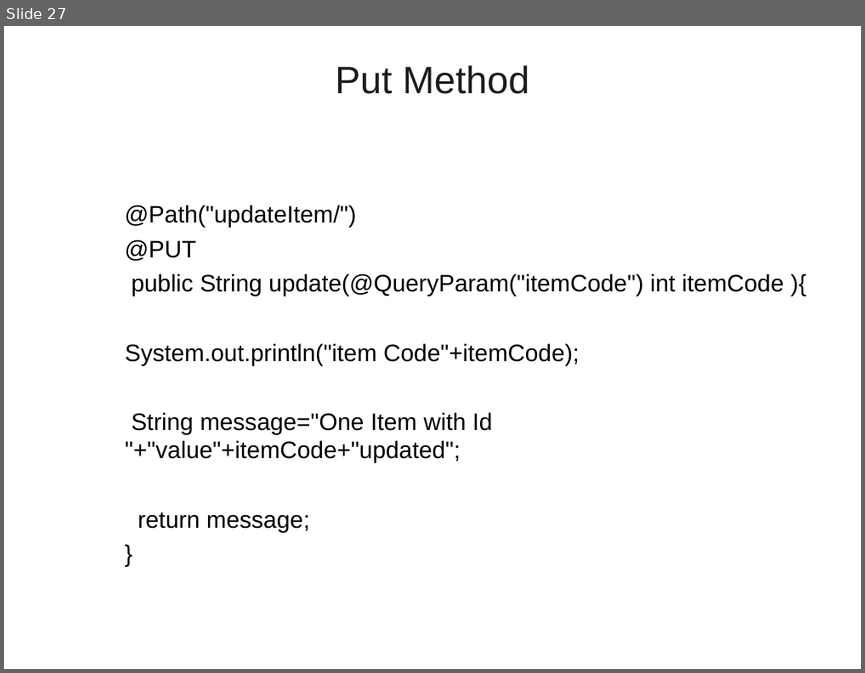
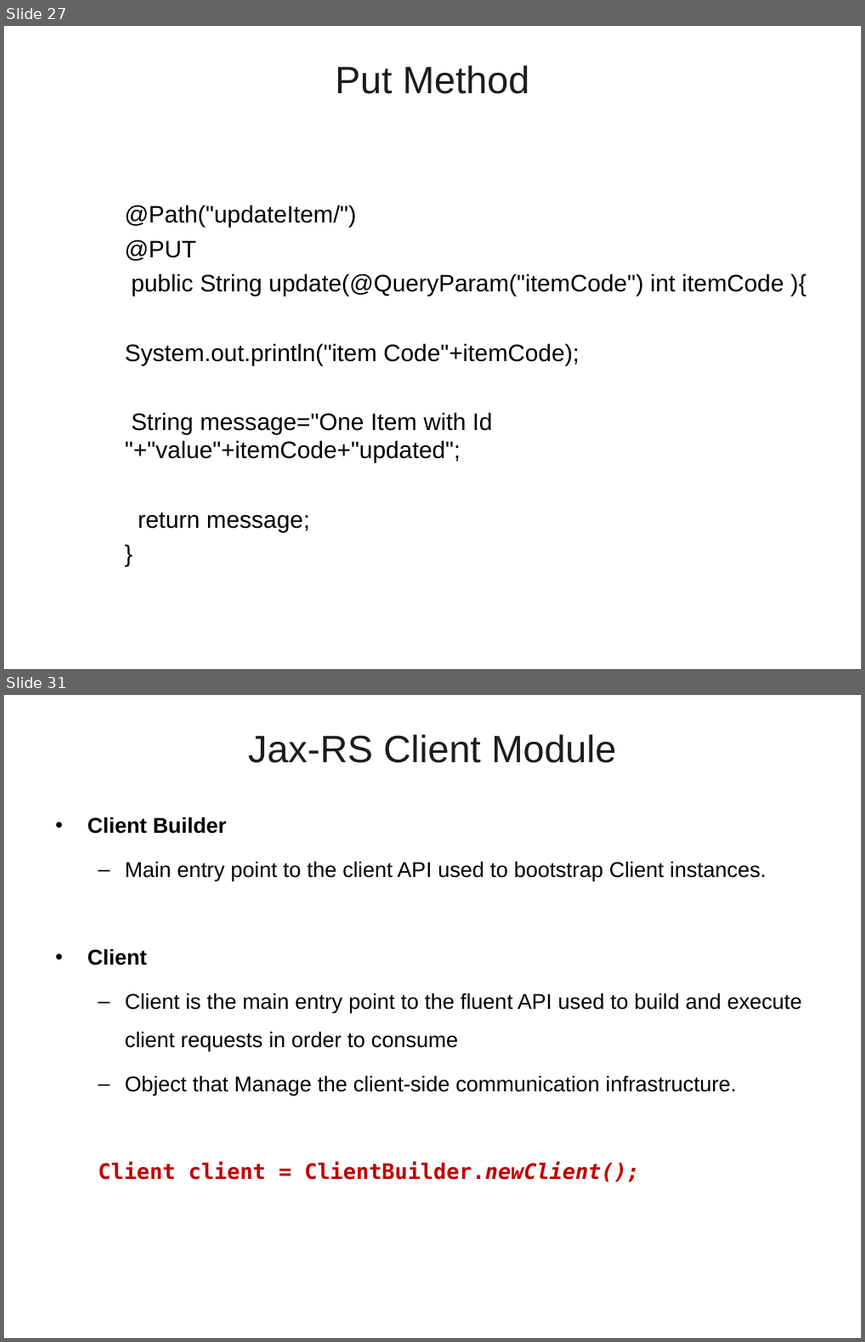
Before and after one commit to vatsanTraining/tieto_2022, a slide deck: Rest_WebService.ppt. Shown one above the other, each under a label of ours: slide 27 before the commit, slides 27 and 31 after it; the slides between them are not shown. The pictures are 865x673 and 865x1342 pixels, drawn with LibreOffice and Linux fonts; fonts in the diff are those of the drawing; background and template pictures are left out. Boxes give left, top, right and bottom in pixels: in the first picture for what was removed or moved away, otherwise in the second. Text is boxed around its words. In the diff, an @@ line names an element or a change of style, - is before the commit and + after.

```diff
--- a/Rest_WebService.ppt
+++ b/Rest_WebService.ppt
@@ slide 31 added at [4, 695, 861, 1338], background picture (left out) @@
@@ title added at [248, 734, 616, 763], 32 pt, text #1C1C1C @@
+Jax-RS Client Module
@@ text added at [87, 817, 802, 1182], 18 pt, text #000000 @@
+• Client Builder
+  – Main entry point to the client API used to bootstrap Client instances.
+• Client
+  – Client is the main entry point to the fluent API used to build and execute client requests in order to consume
+  – Object that Manage the client-side communication infrastructure.
+  Client client = ClientBuilder.newClient();
```
Also in this commit, not shown: 32 other slides added.
